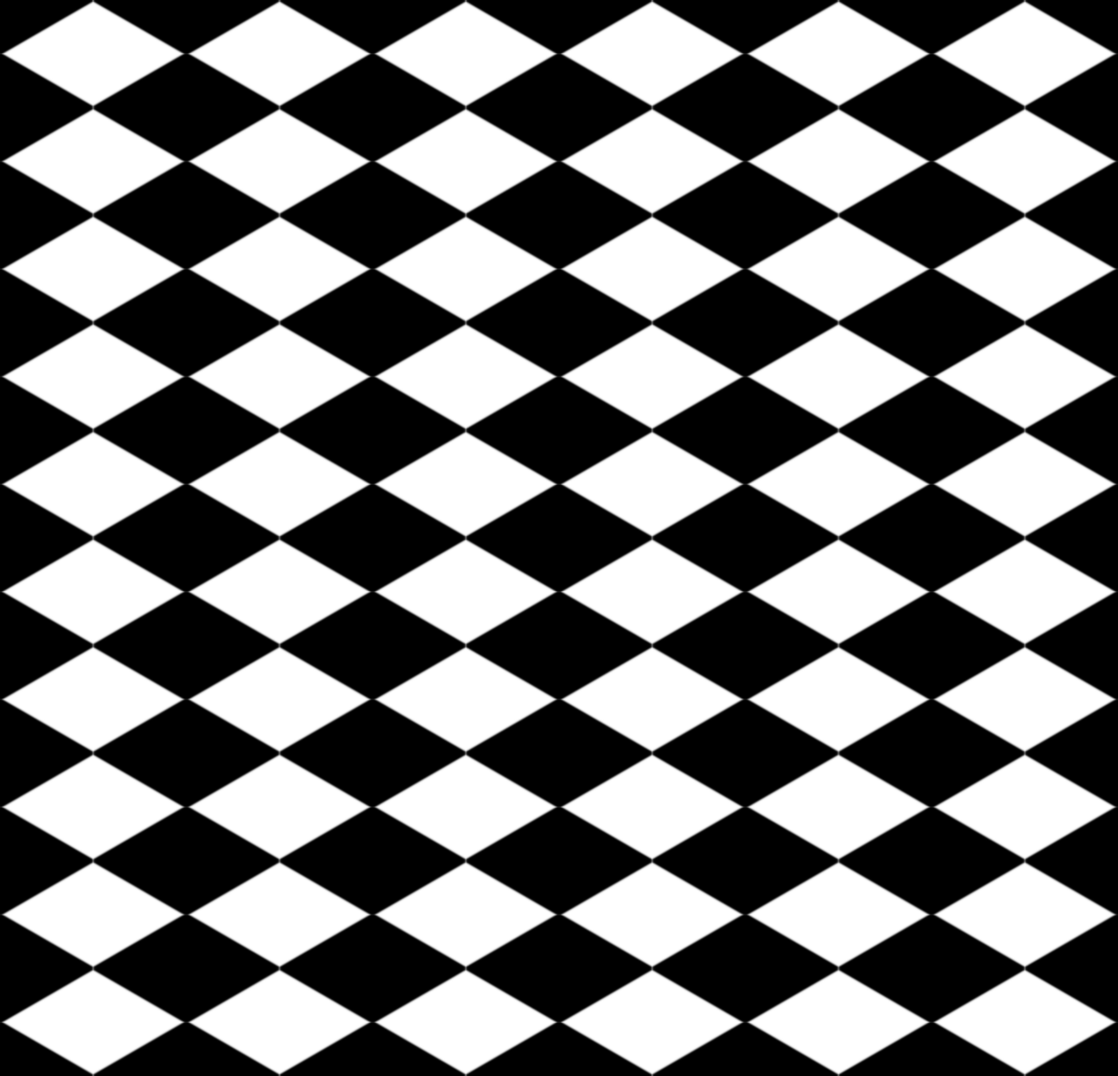
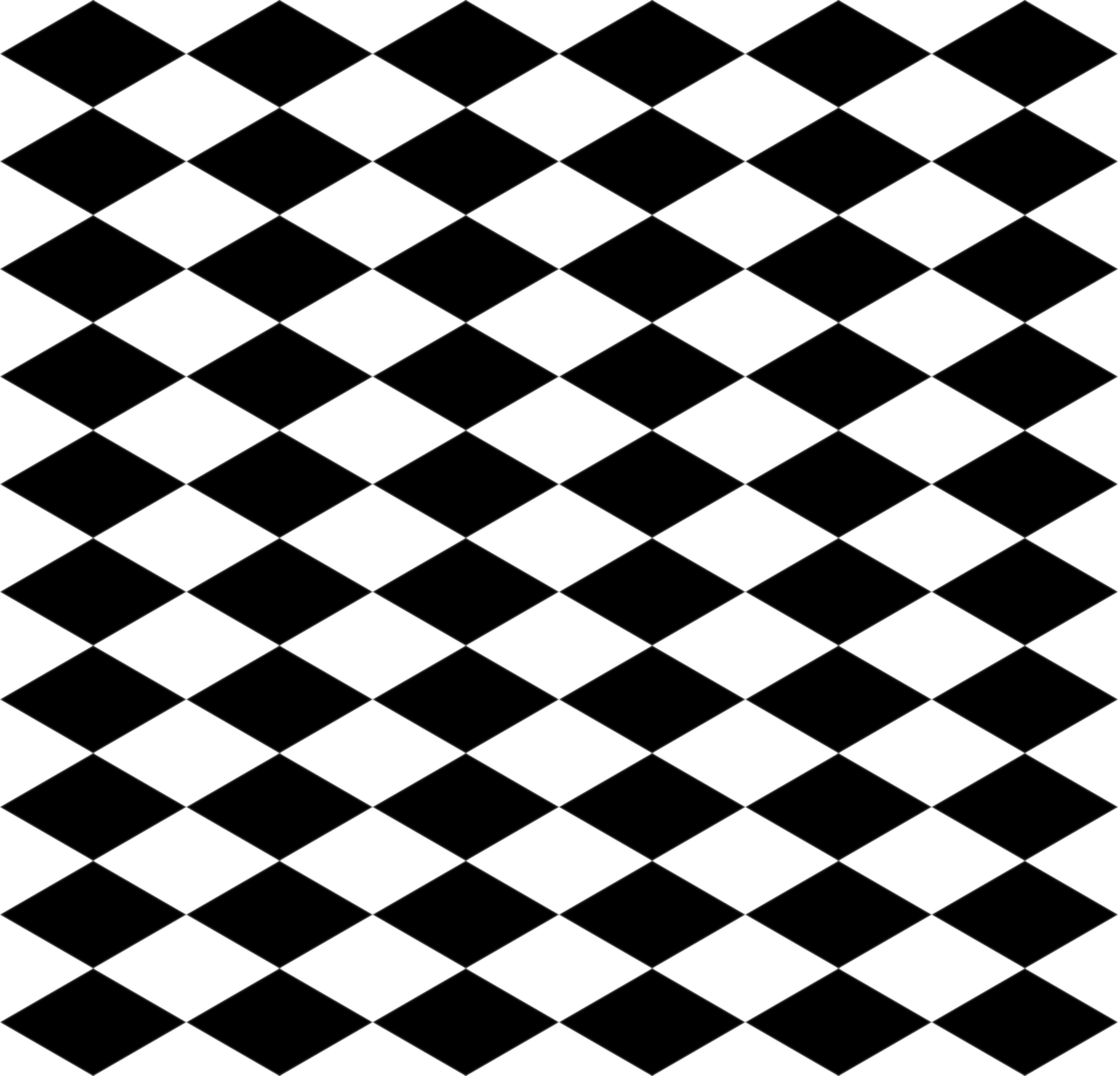
The second 1118 × 1076 image is a revision of the first. Changes to its layers:
hid "Metallic" over <box>0,0,1118,1076</box>
showed "Albedo" over <box>0,0,1118,1076</box>
